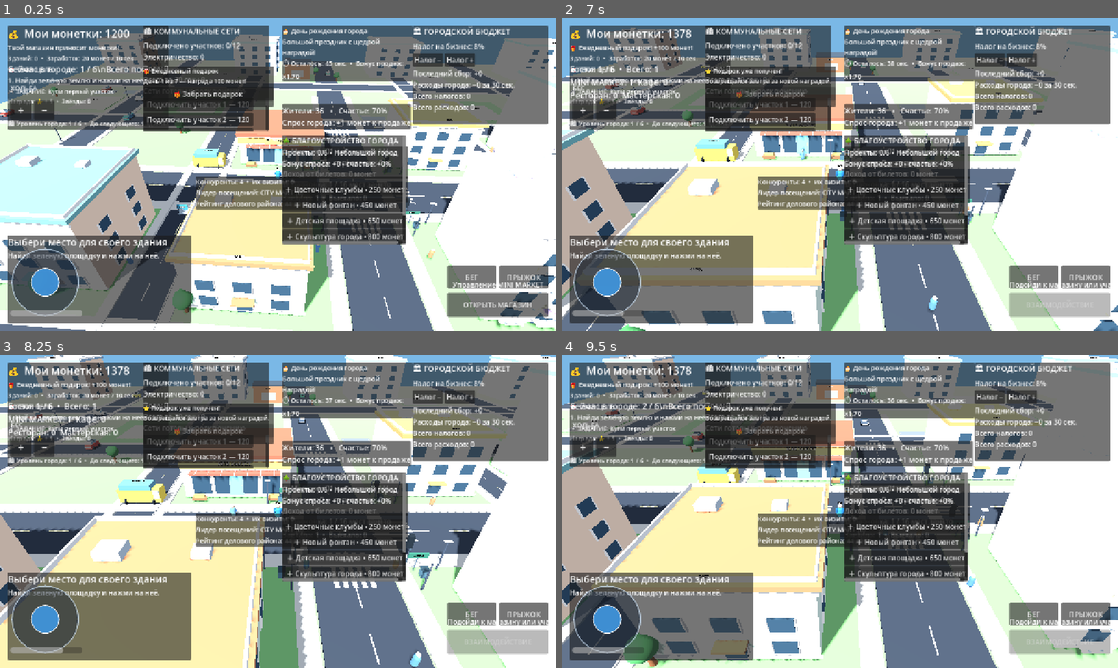
Above: before the commit, frames 1-4 (two rows, left to right).
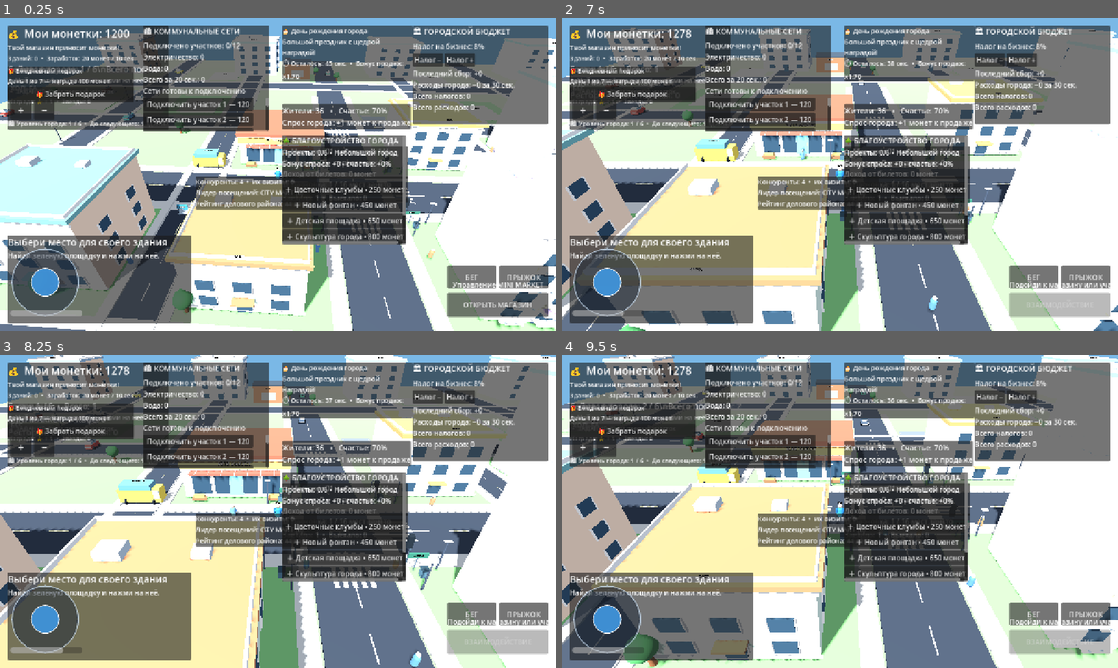
Above: after the commit, the same moments.

Repository: uchihabaha05-del/MINI-WORLD-TYCOON
Game: Godot game, scene res://scenes/Main.tscn
The game is run twice, just before and just after one commit, with the same random seed, the same clock (stepped at 60 frames per second) and the same inputs.
Inputs (mouse positions are in pixels of both pictures, inside the frame that each line leads up to):
- Up to frame 1 (0.25 s): no input
- Up to frame 2 (7 s): tap Enter at 0.5 s; move the mouse to (962, 158) at 0.52 s; hold D 0.53-1.25 s; hold Shift 0.53-1.25 s; click (962, 158) at 0.67 s; tap Space at 0.77, 3.77, 6.77 s; drag from (728, 190) to (812, 237) at 1.27 s; move the mouse to (895, 105) at 2.02 s; hold D 2.03-2.75 s; hold Shift 2.03-2.75 s; drag from (812, 237) to (673, 127) at 2.77 s; move the mouse to (1006, 221) at 3.52 s; hold A 3.53-4.25 s; hold Shift 3.53-4.25 s; drag from (673, 127) to (756, 96) at 4.27 s; move the mouse to (867, 174) at 5.02 s; hold S 5.03-5.75 s; hold Shift 5.03-5.75 s; click (867, 174) at 5.17 s; drag from (756, 96) to (728, 190) at 5.77 s; move the mouse to (962, 158) at 6.52 s; hold W from 6.53 s (still down); hold Shift from 6.53 s (still down)
- Up to frame 3 (8.25 s): release W at 7.25 s; release Shift at 7.25 s; drag from (166, 527) to (250, 574) at 7.27 s; move the mouse to (333, 442) at 8.02 s; hold S from 8.03 s (still down); hold Shift from 8.03 s (still down)
- Up to frame 4 (9.5 s): release S at 8.75 s; release Shift at 8.75 s; drag from (812, 574) to (673, 464) at 8.77 s

The runs differ from the first frame. In frame 1, 5.0% of the frame differs, in the area x 1-50%, y 15-29%; in frame 2, 5.1%; in frame 3, 5.2%, in the area x 1-50%, y 4-29%; in frame 4, 5.1%.

Commit message:
Improve mobile HUD layout and reduce panel overlap

Diff:
--- a/scripts/daily_rewards.gd
+++ b/scripts/daily_rewards.gd
@@ -22,8 +22,8 @@
 	layer.layer = 8
 	add_child(layer)
 	var panel := PanelContainer.new()
-	panel.position = Vector2(330, 112)
-	panel.custom_minimum_size = Vector2(300, 92)
+	panel.position = Vector2(18, 112)
+	panel.custom_minimum_size = Vector2(290, 82)
 	layer.add_child(panel)
 	var box := VBoxContainer.new()
 	panel.add_child(box)
